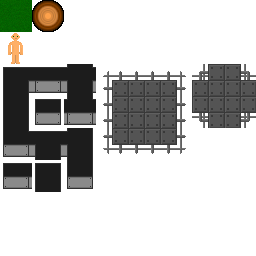
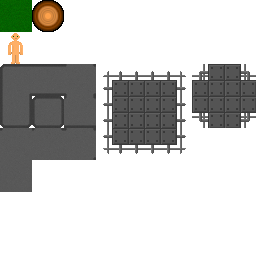
Comparing the layer stacks of the two 256x256 images. Changes:
painted on "Layer #3" over left=0, top=64, right=96, bottom=192
